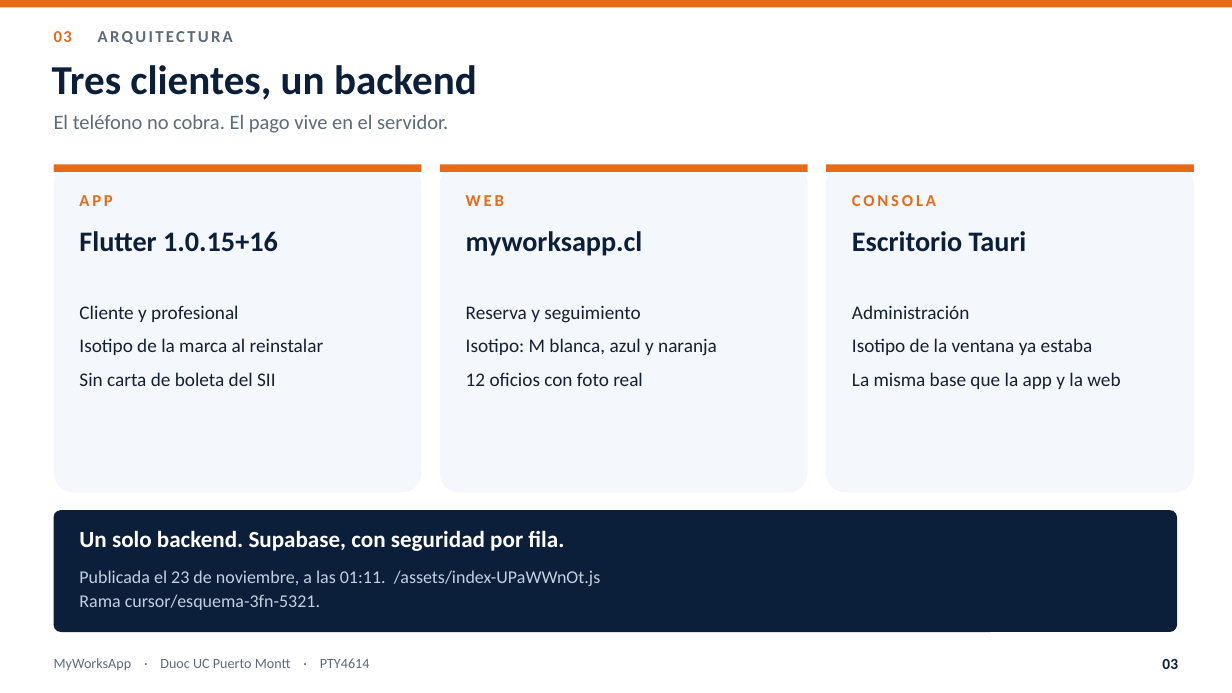
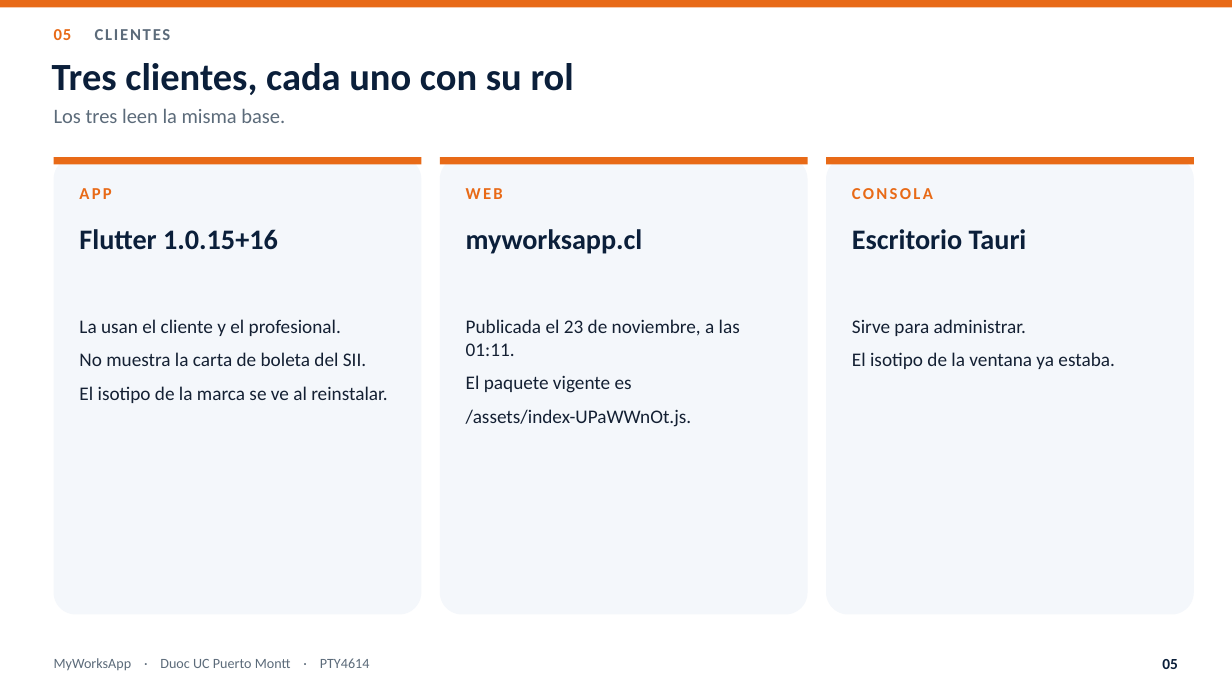
Before and after one commit to MathiasAlejandr0/MyWorksAppProyect, a slide deck: slide 5 of Fase 2/Presentacion_final_MyWorksApp.pptx (slide 3 before the commit). Drawn at 1232x693 pixels with LibreOffice and Linux fonts; fonts in the diff are those of the drawing. Boxes give left, top, right and bottom in pixels: in the first picture for what was removed or moved away, otherwise in the second. Text is boxed around its words. In the diff, an @@ line names an element or a change of style, - is before the commit and + after.

```diff
--- a/Fase 2/Presentacion_final_MyWorksApp.pptx
+++ b/Fase 2/Presentacion_final_MyWorksApp.pptx
@@ text at box(54, 29, 72, 40): text changed @@
-03 ARQUITECTURA
+05 CLIENTES
@@ text at box(52, 63, 574, 95): text changed; size 32 to 30 pt @@
-Tres clientes, un backend
+Tres clientes, cada uno con su rol
@@ text at box(54, 108, 285, 123): text changed @@
-El teléfono no cobra. El pago vive en el servidor.
+Los tres leen la misma base.
@@ rounded rectangle: place and size @@
-rounded rectangle at box(54, 165, 421, 493)
+rounded rectangle at box(54, 157, 421, 615)
@@ rounded rectangle: place and size @@
-rounded rectangle at box(440, 165, 808, 493)
+rounded rectangle at box(440, 157, 808, 615)
@@ 3 rectangles: place and size @@
-3 rectangles at box(54, 165, 1194, 172)
+3 rectangles at box(54, 157, 1194, 165)
@@ rounded rectangle: place and size @@
-rounded rectangle at box(826, 165, 1194, 493)
+rounded rectangle at box(826, 157, 1194, 615)
@@ letter spacing 2.2 to 1.8 pt in 3 elements at box(79, 188, 111, 199), box(466, 188, 503, 199), box(852, 188, 933, 199) @@
@@ text at box(79, 319, 388, 403): text changed @@
-Cliente y profesional
-Isotipo de la marca al reinstalar
-Sin carta de boleta del SII
+La usan el cliente y el profesional.
+No muestra la carta de boleta del SII.
+El isotipo de la marca se ve al reinstalar.
@@ text at box(466, 319, 740, 427): text changed; size 14 to 15 pt; text colour #C5D0DE to #142033 @@
-Publicada el 23 de noviembre, a las 01:11. /assets/index-UPaWWnOt.js
-Rama cursor/esquema-3fn-5321.
+Publicada el 23 de noviembre, a las 01:11.
+El paquete vigente es
+/assets/index-UPaWWnOt.js.
@@ text removed at box(466, 305, 717, 386) @@
-Reserva y seguimiento
-Isotipo: M blanca, azul y naranja
-12 oficios con foto real
@@ text at box(852, 319, 1114, 369): text changed @@
-Administración
-Isotipo de la ventana ya estaba
-La misma base que la app y la web
+Sirve para administrar.
+El isotipo de la ventana ya estaba.
@@ rounded rectangle removed at box(54, 510, 1177, 632) @@
@@ text removed at box(79, 530, 564, 551) @@
-Un solo backend. Supabase, con seguridad por fila.
@@ text at box(1162, 659, 1178, 669): text changed @@
-03
+05
```
Also in this commit, not shown: 3 other slides changed, 11 slides added, 4 slides removed, 3 other files.
